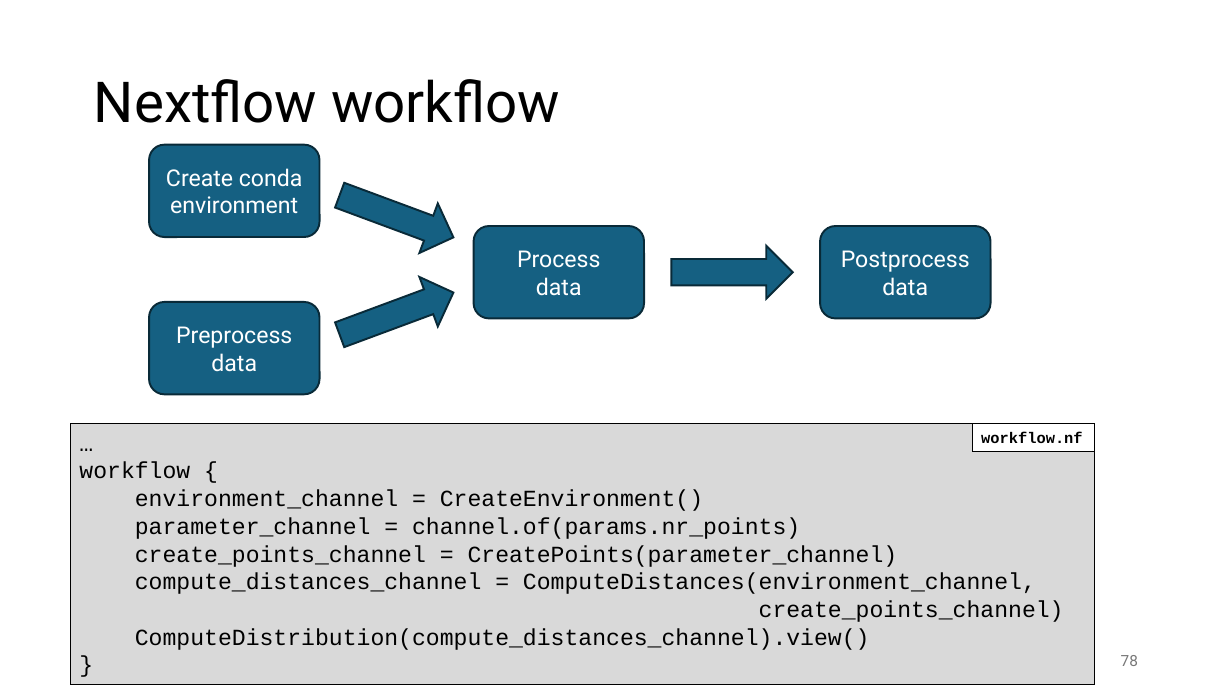
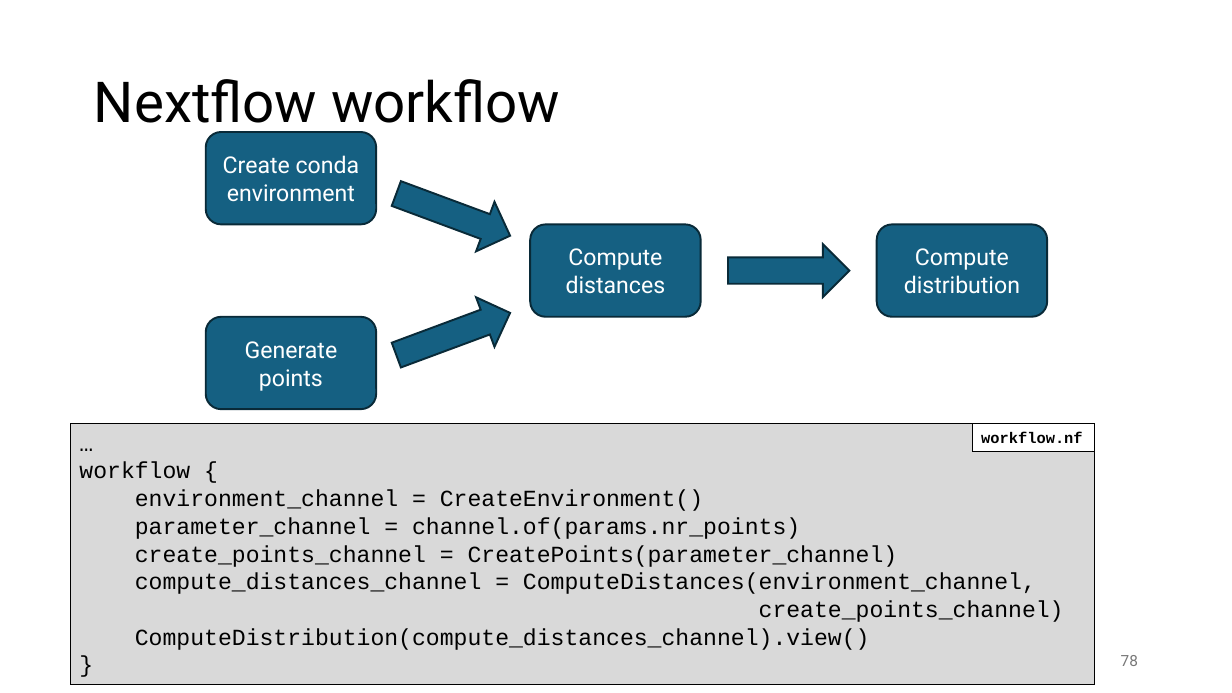
Before and after one commit to gjbex/Workflows-for-HPC, a slide deck: slide 78 of workflow_for_HPC.pptx. Drawn at 1232x693 pixels with LibreOffice and Linux fonts; fonts in the diff are those of the drawing. Boxes give left, top, right and bottom in pixels: in the first picture for what was removed or moved away, otherwise in the second. Text is boxed around its words. In the diff, an @@ line names an element or a change of style, - is before the commit and + after.

```diff
--- a/workflow_for_HPC.pptx
+++ b/workflow_for_HPC.pptx
@@ rounded rectangle "Create conda environment": place and size @@
-rounded rectangle "Create conda environment" at [149, 145, 320, 238]
+rounded rectangle "Create conda environment" at [206, 132, 377, 225]
@@ right arrow: place and size @@
-right arrow at [331, 171, 463, 263]
+right arrow at [387, 169, 519, 261]
@@ rounded rectangle removed at [473, 226, 644, 319] @@
-Process
-data
@@ rounded rectangle added at [531, 225, 701, 317], fill #156082, outline #092A39 1.5 pt, 18 pt, text #FFFFFF @@
+Compute distances
@@ rounded rectangle removed at [821, 226, 992, 319] @@
-Postprocess
-data
@@ rounded rectangle added at [877, 225, 1048, 317], fill #156082, outline #092A39 1.5 pt, 18 pt, text #FFFFFF @@
+Compute distribution
@@ right arrow: place and size @@
-right arrow at [672, 246, 793, 299]
+right arrow at [728, 244, 849, 297]
@@ right arrow: place and size @@
-right arrow at [331, 268, 463, 360]
+right arrow at [387, 288, 519, 380]
@@ rounded rectangle removed at [149, 302, 320, 395] @@
-Preprocess
-data
@@ rounded rectangle added at [206, 317, 377, 409], fill #156082, outline #092A39 1.5 pt, 18 pt, text #FFFFFF @@
+Generate points
```
Also in this commit, not shown: 6 other slides changed.
